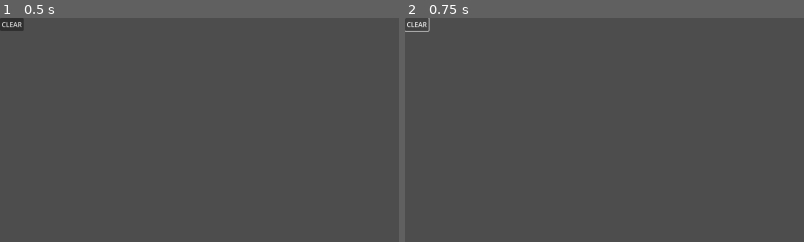
Above: before the commit, frames 1-2 (left to right).
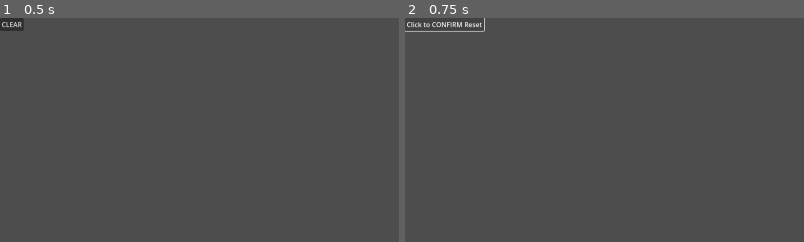
Above: after the commit, the same moments.

Repository: Phoenix-Greenleaf/GG-Household-Helper
Game: Godot game, scene res://gui/task_tracking/task_spreadsheet/cells/task_checkbox_clear_button_cell.tscn
Two runs of this game, one before a commit and one after it. Both use one fixed random seed, a clock stepped at 60 frames per second and the inputs below. This scene is started directly instead of the project's main scene.
Inputs:
- Up to frame 1 (0.5 s): no input
- Up to frame 2 (0.75 s): click "CLEAR" at 0.5 s
The pictures show only the part of the screen within x 0-50%, y 0-50%; the shares and areas given below are measured in that part.

Frame 1 is identical in both runs. In frame 2, 0.3% of the frame differs, in the area x 1-21%, y 0-7%.
Error before the commit: Invalid call. Nonexistent function 'clear_self_checkboxes' in base 'Nil'. (res://gui/task_tracking/task_spreadsheet/cells/task_checkbox_clear_button_cell.gd:9)

Commit message:
Properly changing sections!
Task data can now be successfully changed between sections.  Moved tasks will regenerate checkbox cells, which are not preserved. Other settings like schedule and assigned will save and transfer. Changes to section must be saved or will be lost, which is a decent backup for mistakes.

Diff:
--- a/gui/task_tracking/task_spreadsheet/cells/dropdown_cell.gd
+++ b/gui/task_tracking/task_spreadsheet/cells/dropdown_cell.gd
@@ -40,6 +40,7 @@
 		"Section":
 			prints("Section selected:", section[index_parameter])
 			saved_task.section = section[index_parameter]
+			saved_task.section_transfer()
 		"Time Of Day":
 			prints("Time of Day selected:", time_of_day[index_parameter])
 			saved_task.time_of_day = time_of_day[index_parameter]
--- a/gui/task_tracking/task_spreadsheet/cells/task_checkbox_clear_button_cell.gd
+++ b/gui/task_tracking/task_spreadsheet/cells/task_checkbox_clear_button_cell.gd
@@ -6,8 +6,13 @@
 	pressed.connect(_on_task_checkbox_clear_button_pressed)
 
 func _on_task_checkbox_clear_button_pressed() -> void:
-	saved_task.clear_self_checkboxes()
-	SignalBus.remote_spreadsheet_grid_reload.emit()
+	var reset_safety_message := "Click to CONFIRM Reset"
+	if text != reset_safety_message:
+		DataGlobal.button_based_message(self, reset_safety_message, 6)
+		return
+	if text == reset_safety_message:
+		saved_task.clear_self_checkboxes()
+		SignalBus.remote_spreadsheet_grid_reload.emit()
 
 func prep_button() -> void:
 	var task_name: String = saved_task.name
--- a/gui/task_tracking/task_spreadsheet/task_data.gd
+++ b/gui/task_tracking/task_spreadsheet/task_data.gd
@@ -173,3 +173,32 @@
 				DataGlobal.Month.DECEMBER:
 					month_checkbox_dictionary["December"].clear()
 	generate_all_checkboxes()
+
+
+func section_transfer() -> void:
+	if section == previous_section:
+		return
+	prints("Transfering from", DataGlobal.Section.keys()[previous_section], "to", DataGlobal.Section.keys()[section])
+	match previous_section:
+		DataGlobal.Section.YEARLY:
+			DataGlobal.current_tasksheet_data.spreadsheet_year_data.erase(self)
+		DataGlobal.Section.MONTHLY:
+			DataGlobal.current_tasksheet_data.spreadsheet_month_data.erase(self)
+		DataGlobal.Section.WEEKLY:
+			DataGlobal.current_tasksheet_data.spreadsheet_week_data.erase(self)
+		DataGlobal.Section.DAILY:
+			DataGlobal.current_tasksheet_data.spreadsheet_day_data.erase(self)
+	match section:
+		DataGlobal.Section.YEARLY:
+			DataGlobal.current_tasksheet_data.spreadsheet_year_data.append(self)
+		DataGlobal.Section.MONTHLY:
+			DataGlobal.current_tasksheet_data.spreadsheet_month_data.append(self)
+		DataGlobal.Section.WEEKLY:
+			DataGlobal.current_tasksheet_data.spreadsheet_week_data.append(self)
+		DataGlobal.Section.DAILY:
+			DataGlobal.current_tasksheet_data.spreadsheet_day_data.append(self)
+	for month_iteration in month_checkbox_dictionary:
+		month_checkbox_dictionary[month_iteration].clear()
+	previous_section = section
+	generate_all_checkboxes()
+	SignalBus.remote_spreadsheet_grid_reload.emit()
